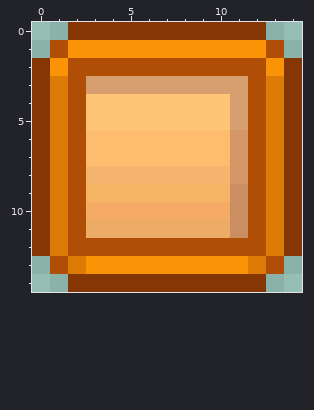
Two states of a pixel-art sprite, public/img/UI/Border Box.png. Above is the file before it was changed.
The file is 60x60 pixels, drawn in blocks of 4x4; one block is one cell here. Colours within 5 levels of each other are drawn and written as one.
The result:
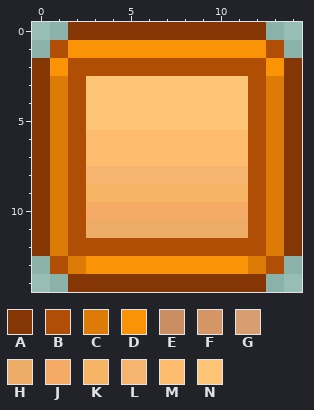
Palette (. is transparent): A #853605  B #b14e05  C #dc7b05  D #fa9305  E #cb8d62  F #d49667  G #d79f6f  H #ecac66  J #f5ab65  K #f5b565  L #f5b56f  M #fdbc6e  N #ffc576
From the commit log: Add borders to main sections
Edits made:
@@ x 0..14 @@
  2 ADBBBBBBBBBBBDA
- 3 ACBGGGGGGGGGBCA
- 4 ACBNNNNNNNNGBCA
- 5 ACBNNNNNNNNGBCA
- 6 ACBMMMMMMMMFBCA
- 7 ACBMMMMMMMMFBCA
- 8 ACBLLLLLLLLFBCA
- 9 ACBKKKKKKKKEBCA
-10 ACBJJJJJJJJEBCA
-11 ACBHHHHHHHHEBCA
+ 3 ACBNNNNNNNNNBCA
+ 4 ACBNNNNNNNNNBCA
+ 5 ACBNNNNNNNNNBCA
+ 6 ACBMMMMMMMMMBCA
+ 7 ACBMMMMMMMMMBCA
+ 8 ACBLLLLLLLLLBCA
+ 9 ACBKKKKKKKKKBCA
+10 ACBJJJJJJJJJBCA
+11 ACBHHHHHHHHHBCA
 12 ACBBBBBBBBBBBCA
Pixel boxes of the changes (left, top, right, bottom) in both pictures:
changed: (86, 76, 248, 238)
